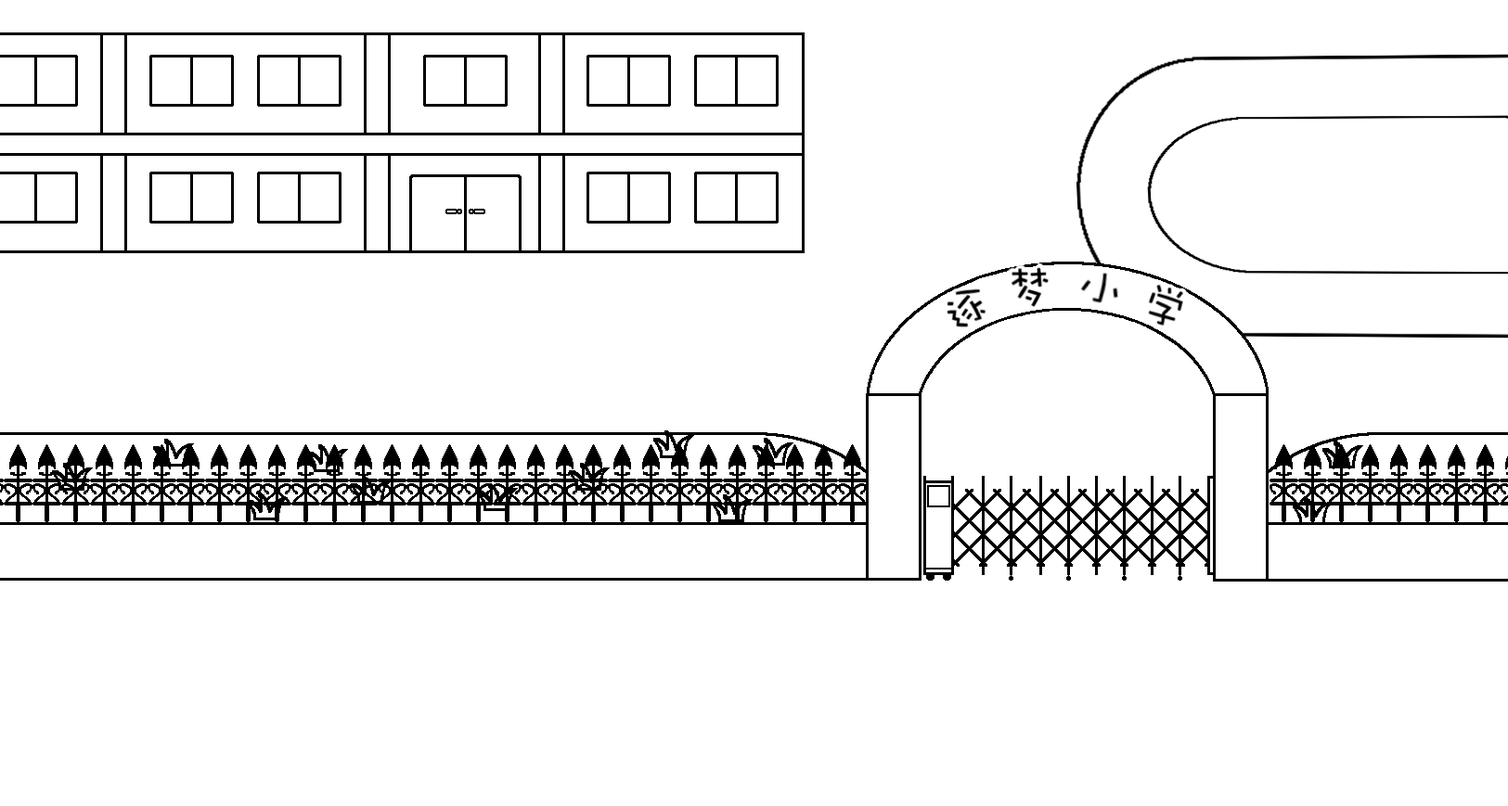
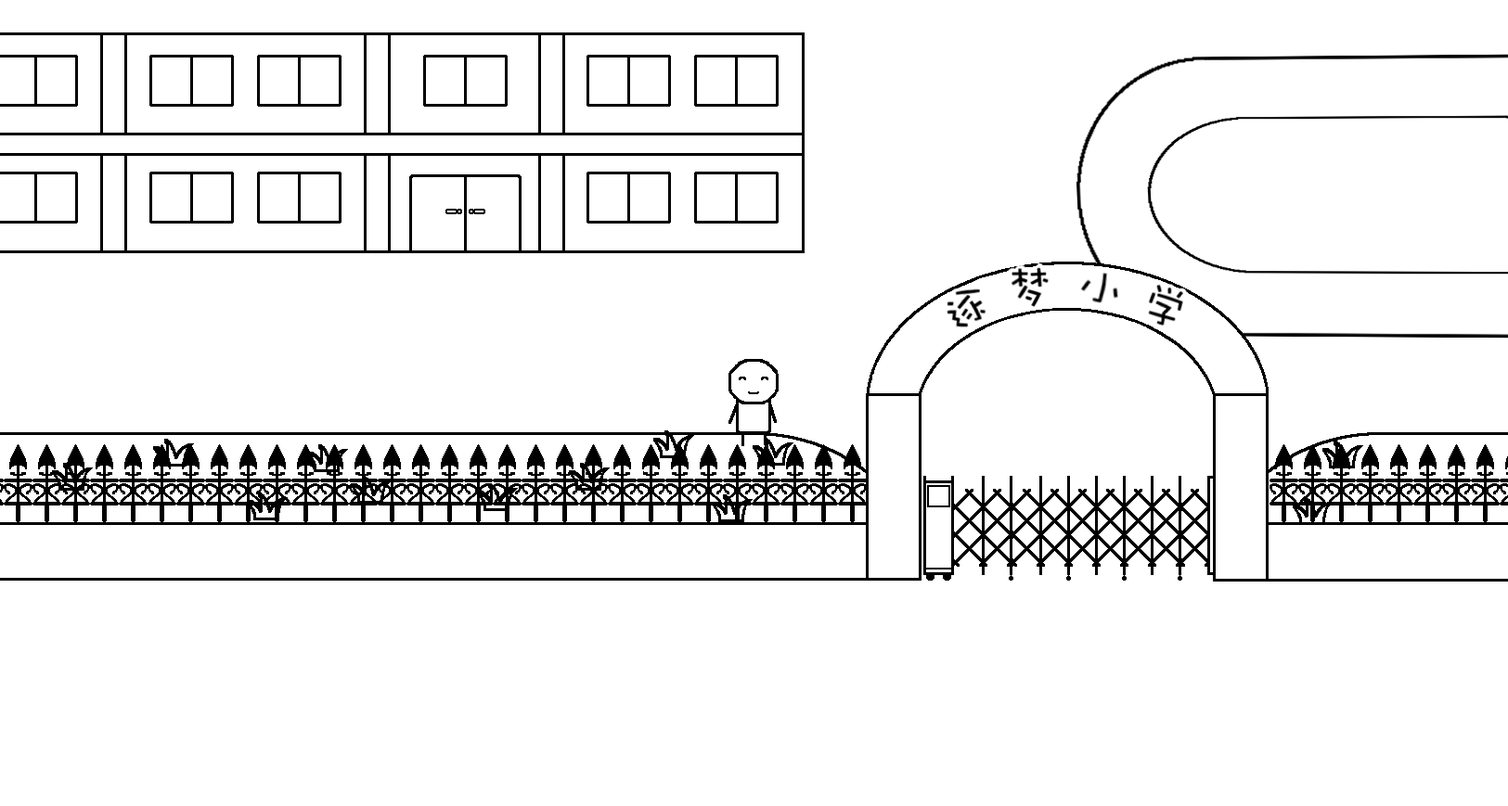
Two versions of the same layered image (w=1508, h=806). Layer-by-layer changes:
added layer "图层 23" above "01_idle_01" over [728, 359, 779, 447]
